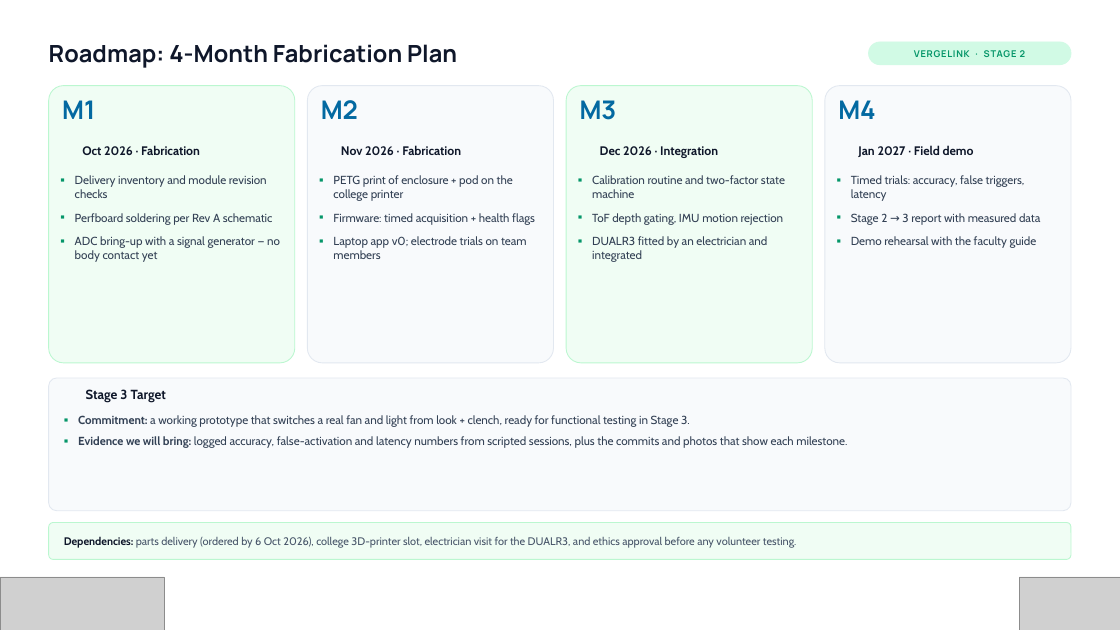
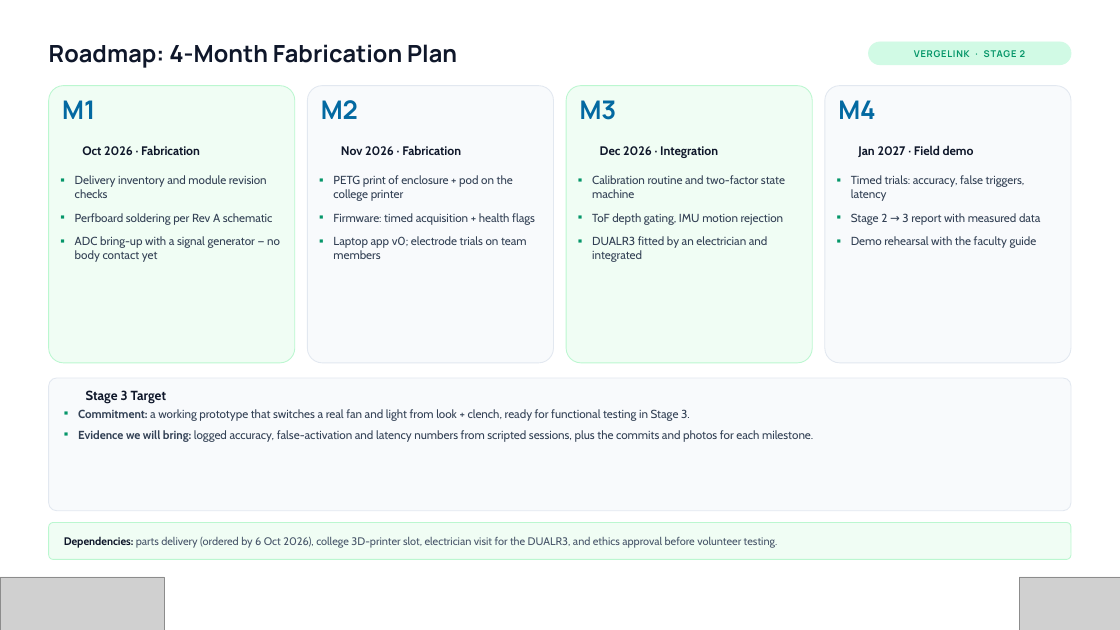
Before and after one commit to amalnathkp13-boop/vergelink, a slide deck: slide 15 of presentation/VergeLink_Vishwakarma_Stage2.pptx (slide 9 before the commit). Drawn at 1120x630 pixels with LibreOffice and Linux fonts; fonts in the diff are those of the drawing; grey boxes stand for pictures; background and template pictures are left out. Boxes give left, top, right and bottom in pixels: in the first picture for what was removed or moved away, otherwise in the second. Text is boxed around its words. In the diff, an @@ line names an element or a change of style, - is before the commit and + after.

Commit message:
Deck: expand to all 20 template slides (two-slide sections, evidence, summary)

```diff
--- a/presentation/VergeLink_Vishwakarma_Stage2.pptx
+++ b/presentation/VergeLink_Vishwakarma_Stage2.pptx
@@ text at (78, 430, 813, 442): text changed @@
-▪ Evidence we will bring: logged accuracy, false-activation and latency numbers from scripted sessions, plus the commits and photos that show each milestone.
+▪ Evidence we will bring: logged accuracy, false-activation and latency numbers from scripted sessions, plus the commits and photos for each milestone.
@@ text at (64, 537, 778, 548): text changed @@
-Dependencies: parts delivery (ordered by 6 Oct 2026), college 3D-printer slot, electrician visit for the DUALR3, and ethics approval before any volunteer testing.
+Dependencies: parts delivery (ordered by 6 Oct 2026), college 3D-printer slot, electrician visit for the DUALR3, and ethics approval before volunteer testing.
```
Also in this commit, not shown: 10 other slides changed, 7 slides added, 2 other files.
